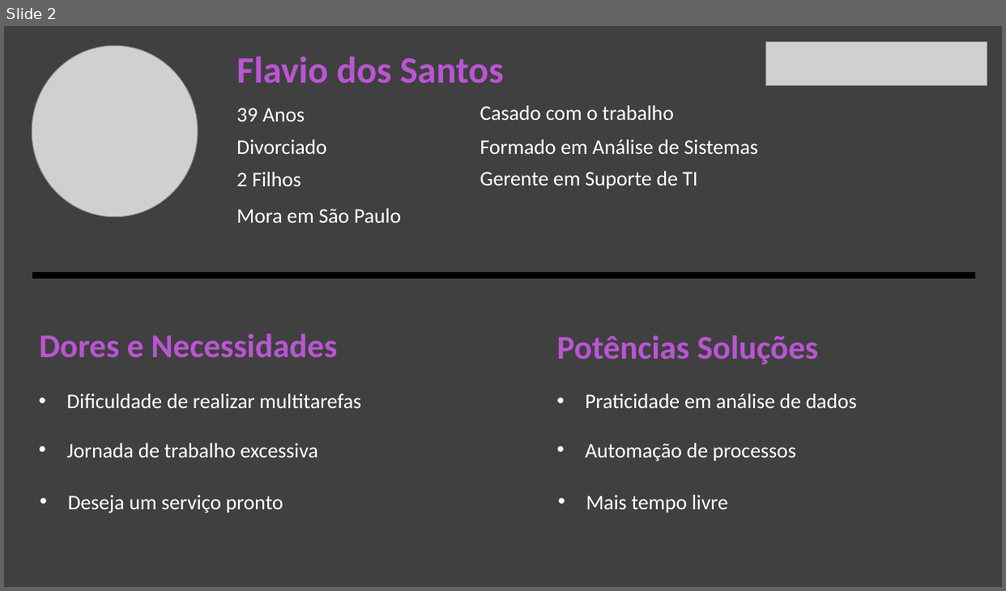
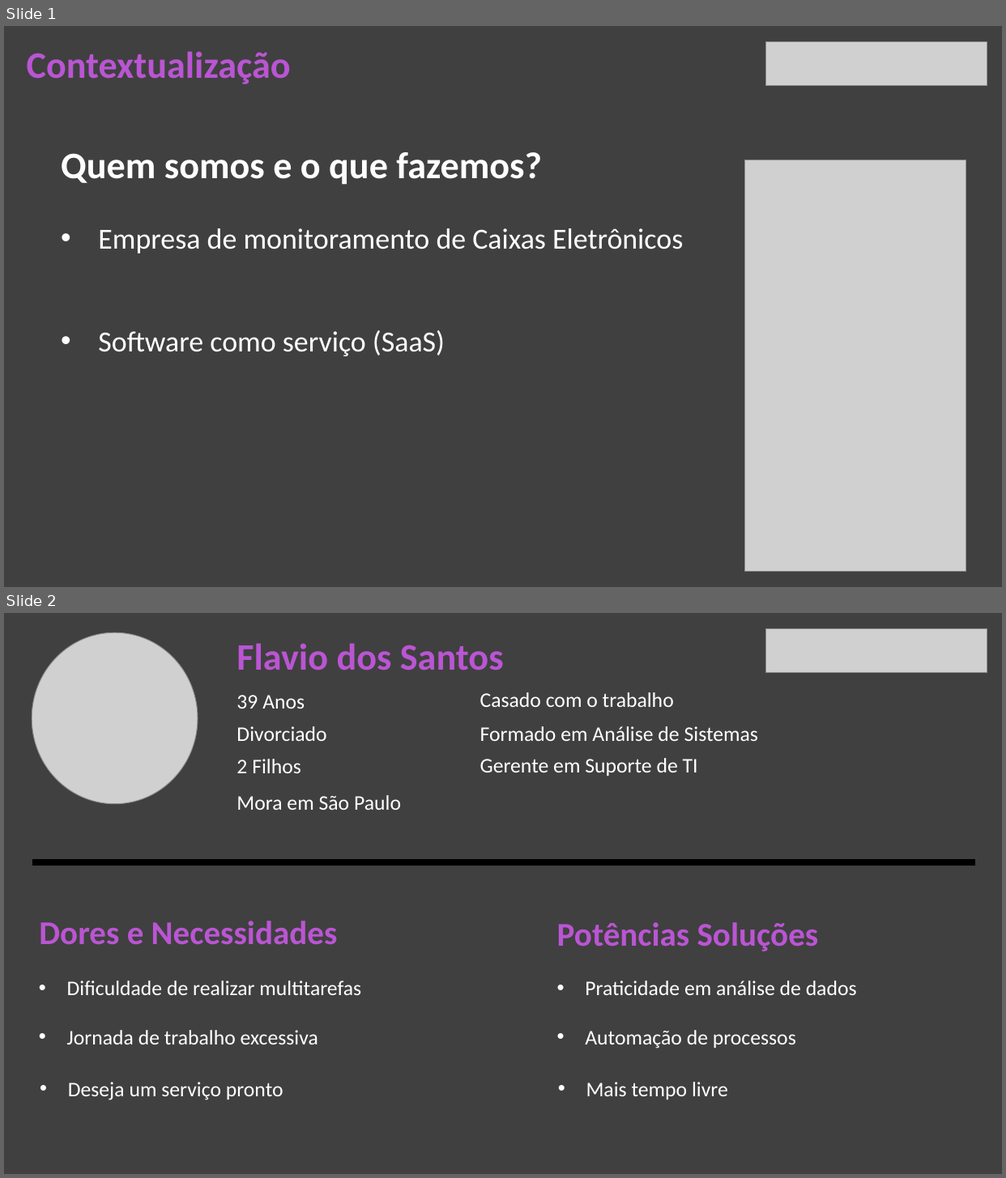
Before and after one commit to BandTec/CrasDefault-Grupo8, a slide deck: documentos/Apresentação.pptx. Shown one above the other, each under a label of ours: slide 2 before the commit, slides 1 and 2 after it. The pictures are 1006x591 and 1006x1178 pixels, drawn with LibreOffice and Linux fonts; fonts in the diff are those of the drawing; grey boxes stand for pictures. Boxes give left, top, right and bottom in pixels: in the first picture for what was removed or moved away, otherwise in the second. Text is boxed around its words. In the diff, an @@ line names an element or a change of style, - is before the commit and + after.

```diff
--- a/documentos/Apresentação.pptx
+++ b/documentos/Apresentação.pptx
@@ slide 1 added at [4, 26, 1002, 587], background #404040 @@
@@ picture added at [766, 41, 987, 86] @@
@@ text added at [27, 51, 291, 84], 36 pt, text #BA55D3, bold @@
+Contextualização
@@ text added at [61, 152, 542, 185], 36 pt, text #FFFFFF, bold @@
+Quem somos e o que fazemos?
@@ picture added at [745, 160, 966, 572] @@
@@ text added at [98, 228, 683, 254], 28 pt, text #FFFFFF @@
+• Empresa de monitoramento de Caixas Eletrônicos
@@ text added at [98, 331, 445, 356], 28 pt, text #FFFFFF @@
+• Software como serviço (SaaS)
```
Also in this commit, not shown: 3 slides changed, 3 other slides added.
